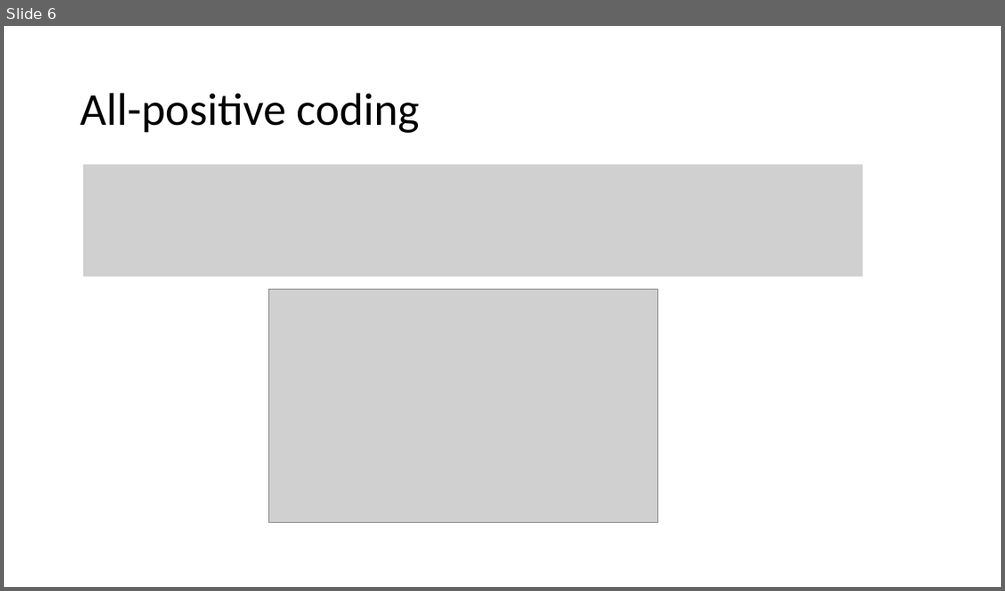
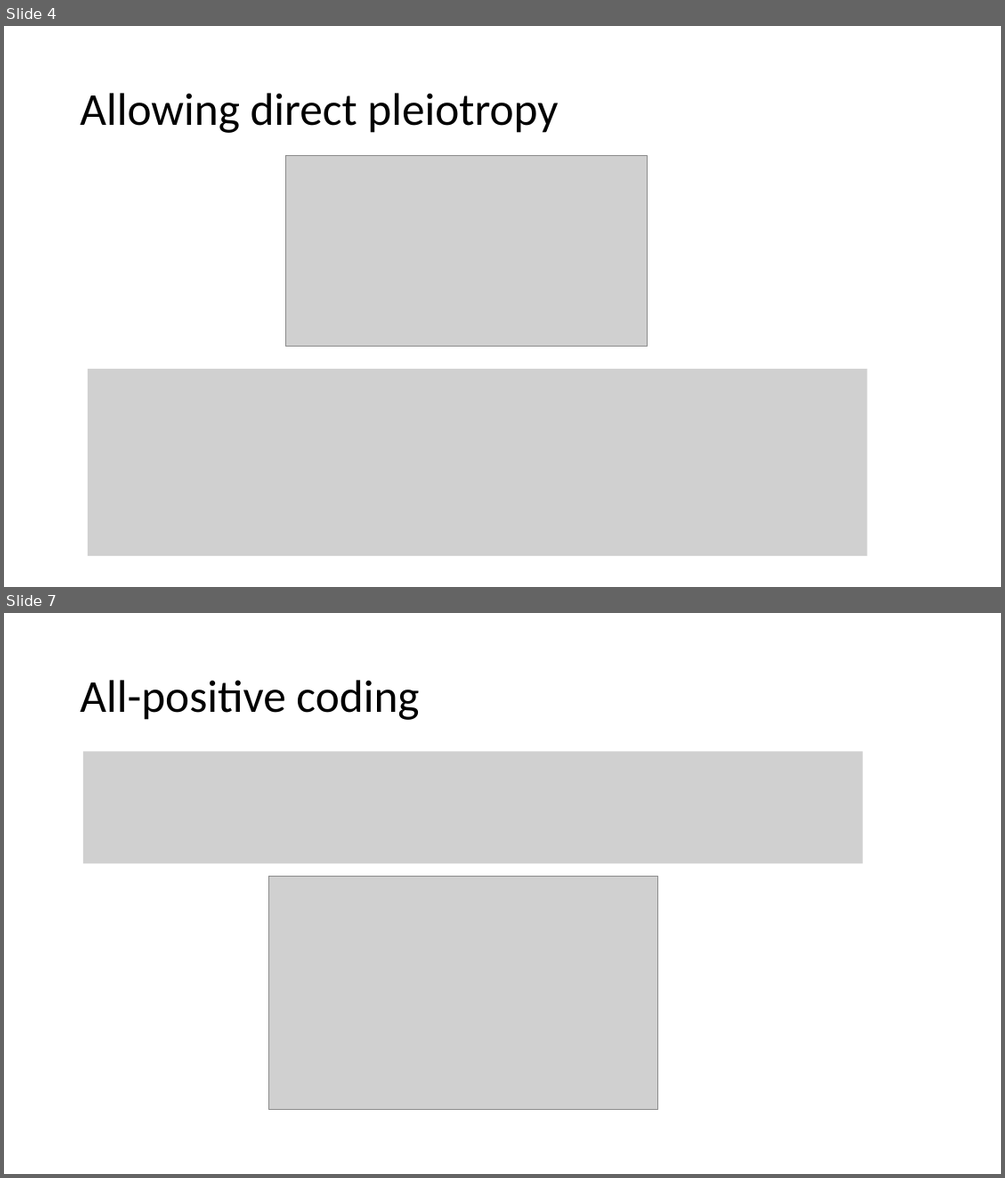
Before and after one commit to DudbridgeLab/mr-grip, a slide deck: GRIP.pptx. Shown one above the other, each under a label of ours: slide 6 before the commit, slides 4 and 7 after it; the slides between them are not shown. The pictures are 1005x591 and 1005x1178 pixels, drawn with LibreOffice and Linux fonts; fonts in the diff are those of the drawing; grey boxes stand for pictures. Boxes give left, top, right and bottom in pixels: in the first picture for what was removed or moved away, otherwise in the second. Text is boxed around its words. In the diff, an @@ line names an element or a change of style, - is before the commit and + after.

```diff
--- a/GRIP.pptx
+++ b/GRIP.pptx
@@ slide 4 added at (4,26,1001,587), background #FFFFFF @@
@@ title added at (80,93,558,133), 44 pt, text #000000 @@
+Allowing direct pleiotropy
@@ picture added at (286,155,647,346) @@
@@ picture added at (510,248,557,279) @@
@@ picture added at (88,369,867,556) @@
@@ what was slide 6 is now slide 7 @@
```
Also in this commit, not shown: 7 slides changed, 7 other slides added, 5 slides removed, 1 other file.
